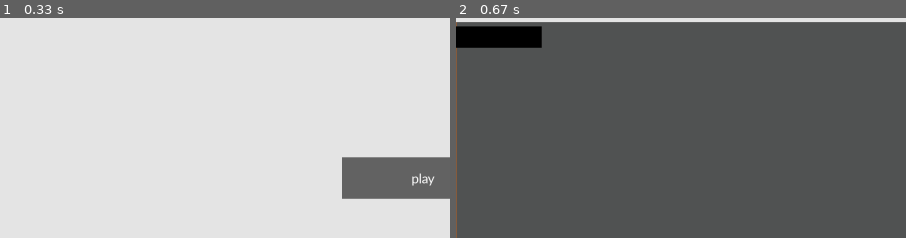
Above: before the commit, frames 1-2 (left to right).
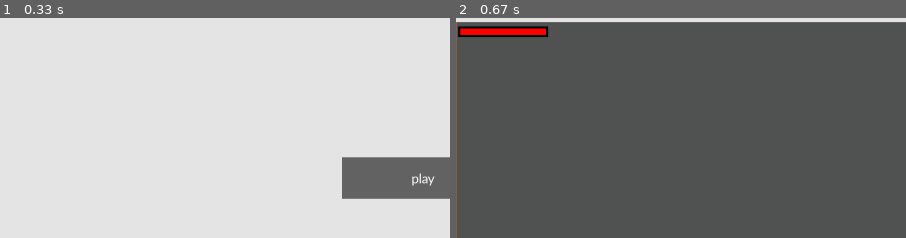
Above: after the commit, the same moments.

Repository: person011/pygame-cs-project
Game: pygame game, started from main.py
The game is run twice, just before and just after one commit, with the same random seed, the same clock (stepped at 60 frames per second) and the same inputs.
Inputs:
- Up to frame 1 (0.33 s): no input
- Up to frame 2 (0.67 s): click "play" at 0.38 s
The pictures show only the part of the screen within x 0-50%, y 0-50%; the shares and areas given below are measured in that part.

Frame 1 is identical in both runs. In frame 2, 1.6% of the frame differs, in the area x 0-21%, y 3-14%.

Commit message:
health done

Diff:
--- a/Objects/block.py
+++ b/Objects/block.py
@@ -52,7 +52,7 @@
             axis = self.axis
             offset = (speed, speed)
             player.check_collisions(offset, axis, obstacles)
-            player.hurt_player(100)
+            player.hurt_player(10)
             if pygame.sprite.collide_rect(self, player):
 
                 if self.speed > 0:
--- a/Objects/health_bar.py
+++ b/Objects/health_bar.py
@@ -5,4 +5,5 @@
         self.player=player
 
     def draw(self, screen):
-        pygame.draw.rect(screen, (0, 0, 0),  [0, 50, 200, 50])
+        pygame.draw.rect(screen, (0, 0, 0),  [5, 50, 210, 25])
+        pygame.draw.rect(screen, (255, 0, 0), [10, 55, self.player.health*2, 15])
